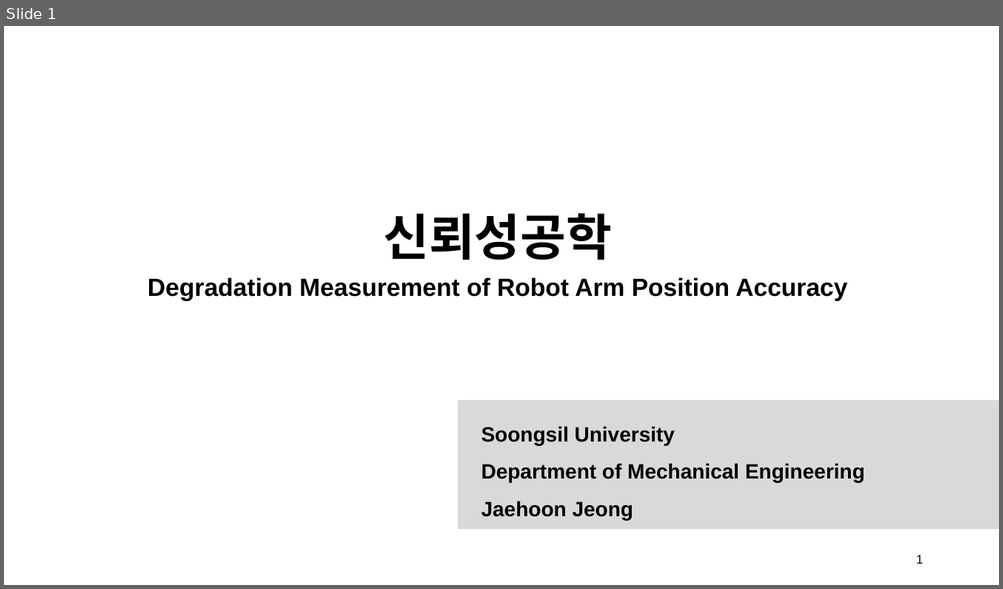
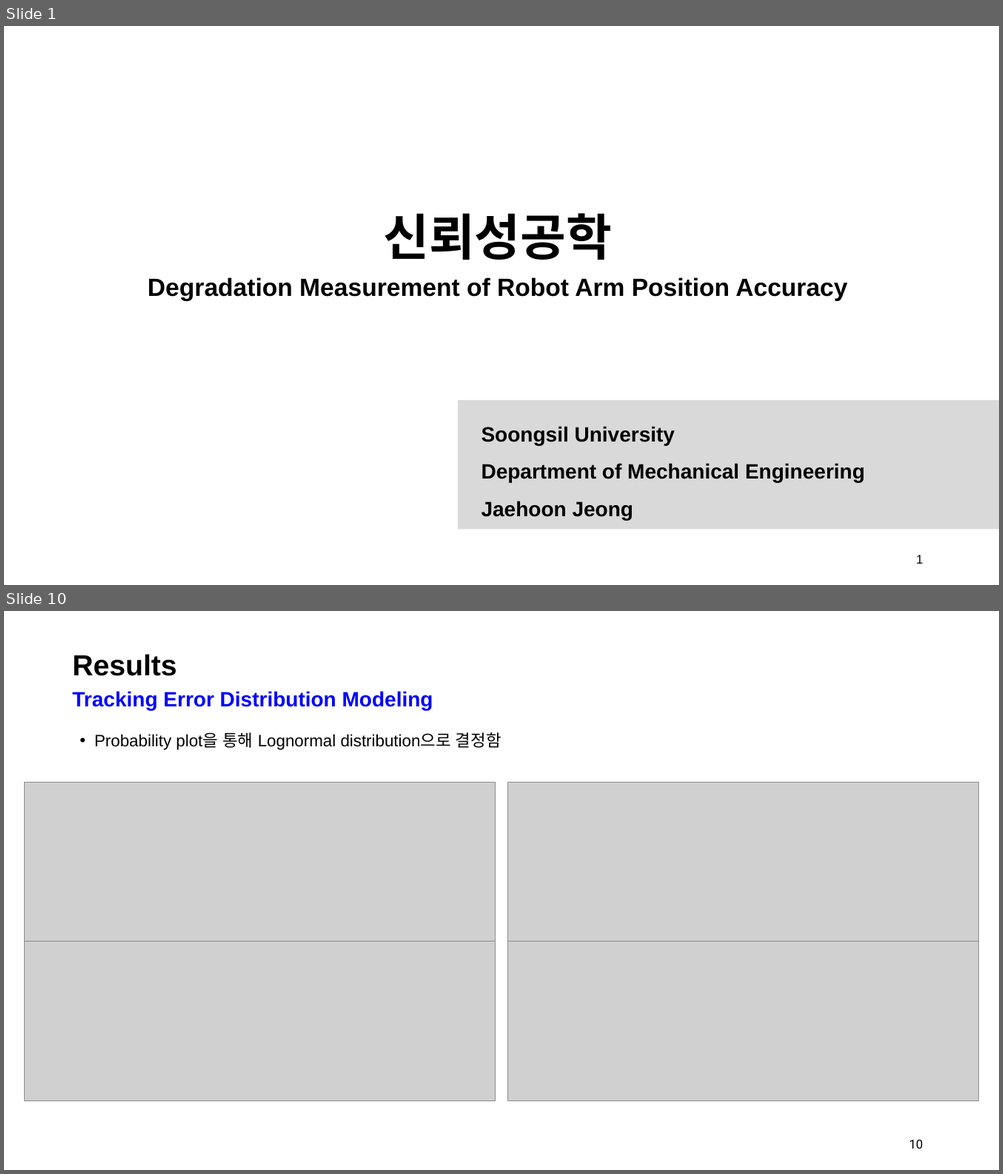
Before and after one commit to hoon001218/reliability_final_project, a slide deck: final_project.pptx. Shown one above the other, each under a label of ours: slide 1 before the commit, slides 1 and 10 after it; the slides between them are not shown. The pictures are 1003x589 and 1003x1174 pixels, drawn with LibreOffice and Linux fonts; fonts in the diff are those of the drawing; grey boxes stand for pictures; background and template pictures are left out. Boxes give left, top, right and bottom in pixels: in the first picture for what was removed or moved away, otherwise in the second. Text is boxed around its words. In the diff, an @@ line names an element or a change of style, - is before the commit and + after.

```diff
--- a/final_project.pptx
+++ b/final_project.pptx
@@ slide 10 added at box(4, 611, 999, 1170), background #FFFFFF @@
@@ title added at box(72, 654, 176, 676), 28 pt, text #000000, bold @@
+Results
@@ text added at box(72, 691, 433, 710), 20 pt, text #0000FF, bold @@
+Tracking Error Distribution Modeling
@@ text added at box(94, 732, 501, 750), 16 pt, text #000000 @@
+• Probability plot을 통해 Lognormal distribution으로 결정함
@@ group added at box(24, 783, 979, 1101): 4 pictures @@
@@ page number added at box(909, 1140, 923, 1149), 12 pt, text #000000 @@
+10
```
Also in this commit, not shown: 1 slide changed, 7 other slides added, 3 slides removed, 30 other files.
